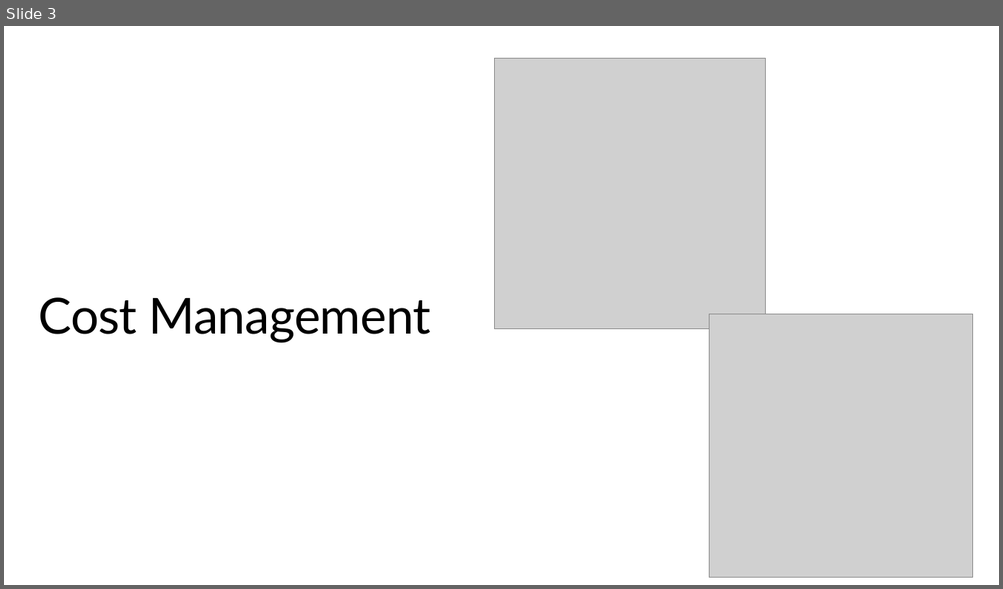
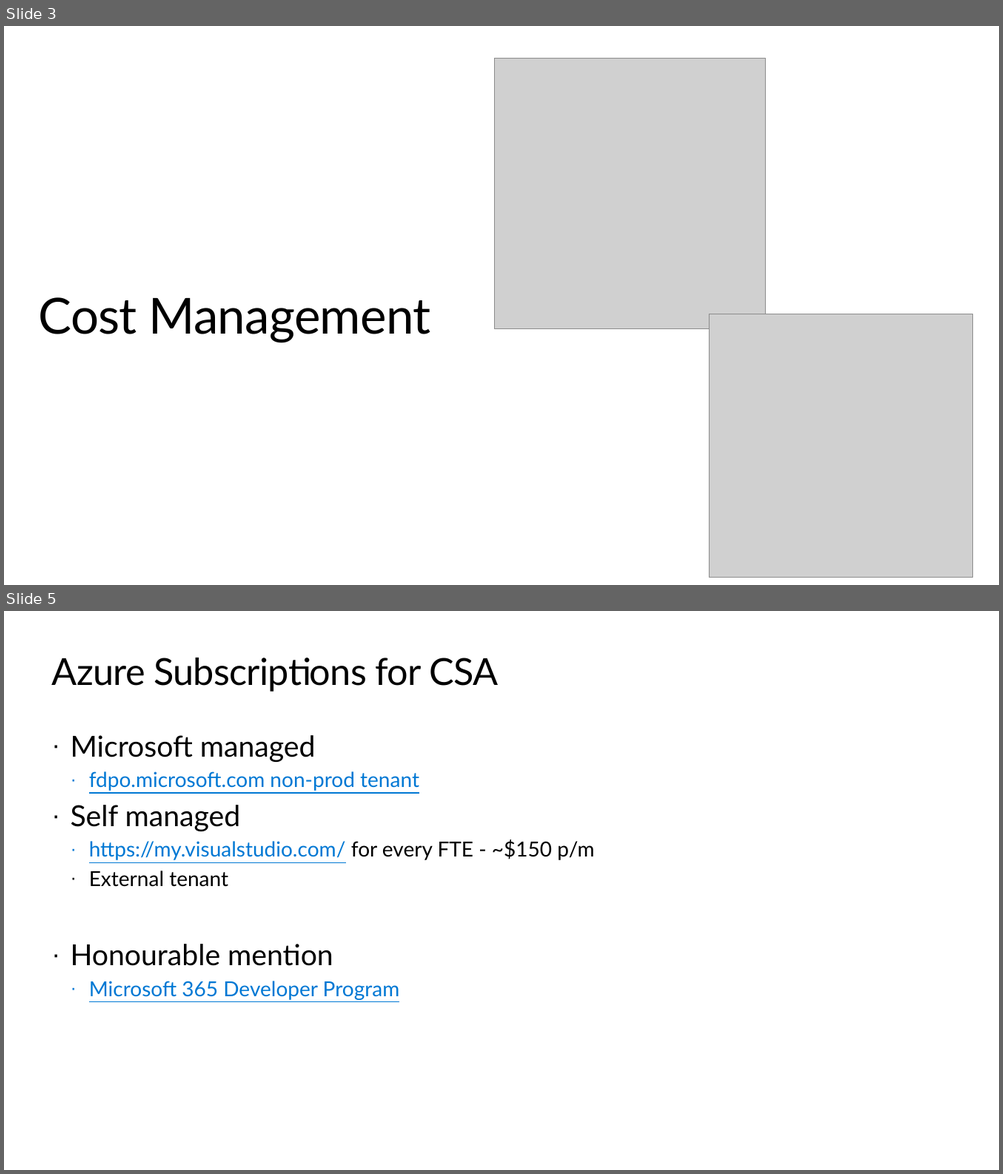
Before and after one commit to peterperov/MSFTCSA, a slide deck: 126-AzureCost/Azure Cost PBI BootCamp.pptx. Shown one above the other, each under a label of ours: slide 3 before the commit, slides 3 and 5 after it; the slides between them are not shown. The pictures are 1003x589 and 1003x1174 pixels, drawn with LibreOffice and Linux fonts; fonts in the diff are those of the drawing; grey boxes stand for pictures; background and template pictures are left out. Boxes give left, top, right and bottom in pixels: in the first picture for what was removed or moved away, otherwise in the second. Text is boxed around its words. In the diff, an @@ line names an element or a change of style, - is before the commit and + after.

```diff
--- a/126-AzureCost/Azure Cost PBI BootCamp.pptx
+++ b/126-AzureCost/Azure Cost PBI BootCamp.pptx
@@ slide 5 added at <box>4,611,999,1170</box>, background #FFFFFF @@
@@ title added at <box>52,658,498,692</box>, 36 pt, text #000000 @@
+Azure Subscriptions for CSA
@@ text added at <box>71,735,594,1000</box>, 20 pt, text #0078D4, underline @@
+· Microsoft managed
+  · fdpo.microsoft.com non-prod tenant
+· Self managed
+  · https://my.visualstudio.com/ for every FTE - ~$150 p/m
+  · External tenant
+· Honourable mention
+  · Microsoft 365 Developer Program
```
Also in this commit, not shown: 5 slides changed, 4 other slides added, 2 slides removed, 1 other file.
